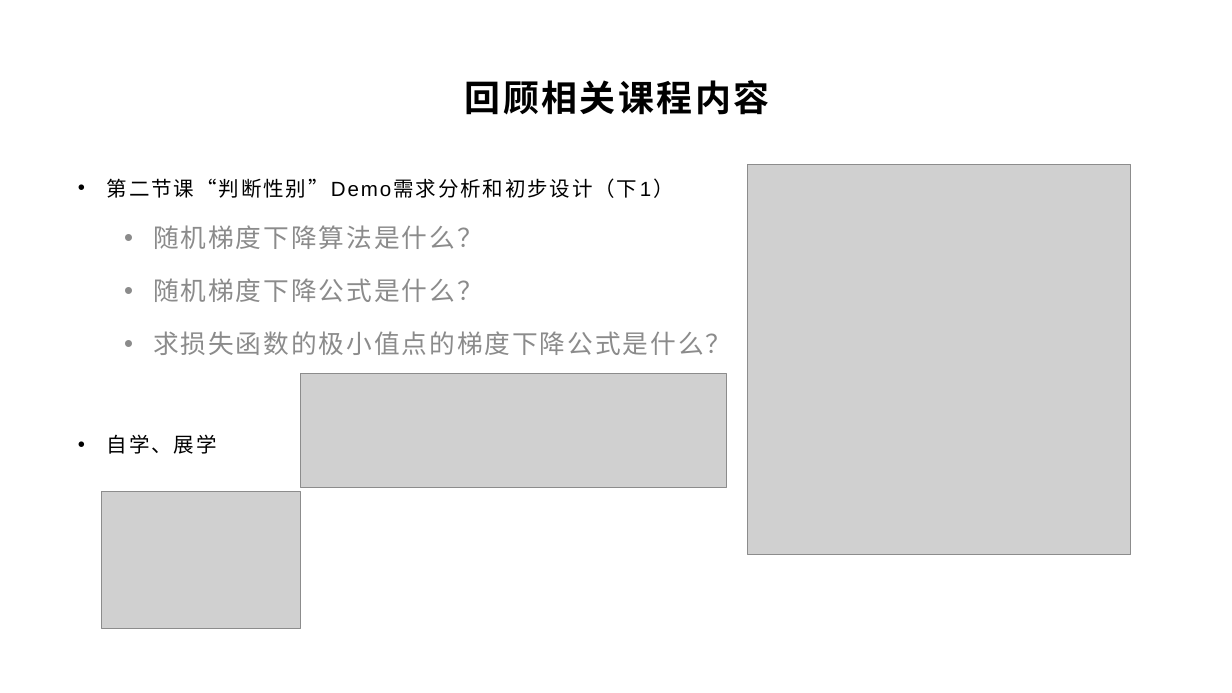
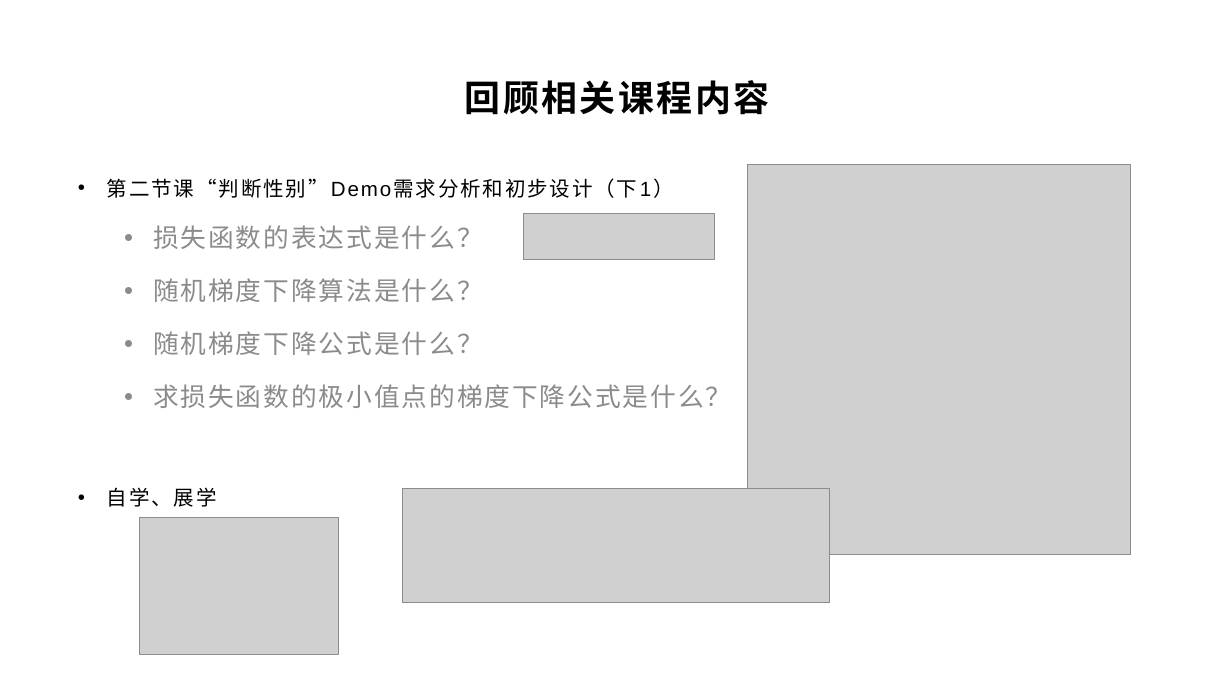
Before and after one commit to yyc-git/DeepLearningEdu, a slide deck: slide 4 of lessons/3_derivation_3/ppt/全连接层的前向和后向传播推导（下）.pptx. Drawn at 1232x693 pixels with LibreOffice and Linux fonts; fonts in the diff are those of the drawing; grey boxes stand for pictures; background and template pictures are left out. Boxes give left, top, right and bottom in pixels: in the first picture for what was removed or moved away, otherwise in the second. Text is boxed around its words. In the diff, an @@ line names an element or a change of style, - is before the commit and + after.

```diff
--- a/lessons/3_derivation_3/ppt/全连接层的前向和后向传播推导（下）.pptx
+++ b/lessons/3_derivation_3/ppt/全连接层的前向和后向传播推导（下）.pptx
@@ text at (153, 225, 483, 249): paragraph added @@
+  • 损失函数的表达式是什么？
@@ picture added at (523, 213, 714, 260) @@
@@ picture: place and size @@
-picture at (300, 373, 726, 487)
+picture at (403, 489, 829, 603)
@@ picture: place and size @@
-picture at (102, 492, 301, 628)
+picture at (140, 518, 339, 654)
```
Also in this commit, not shown: 5 other slides changed, 4 slides added.
